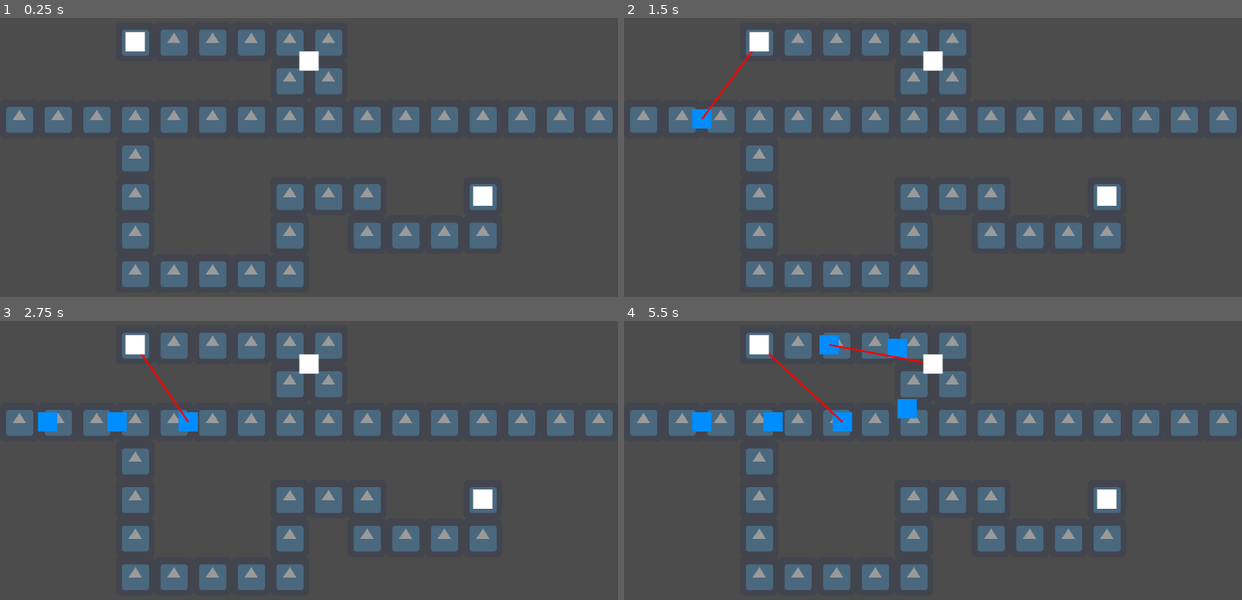
Above: before the commit, frames 1-4 (two rows, left to right).
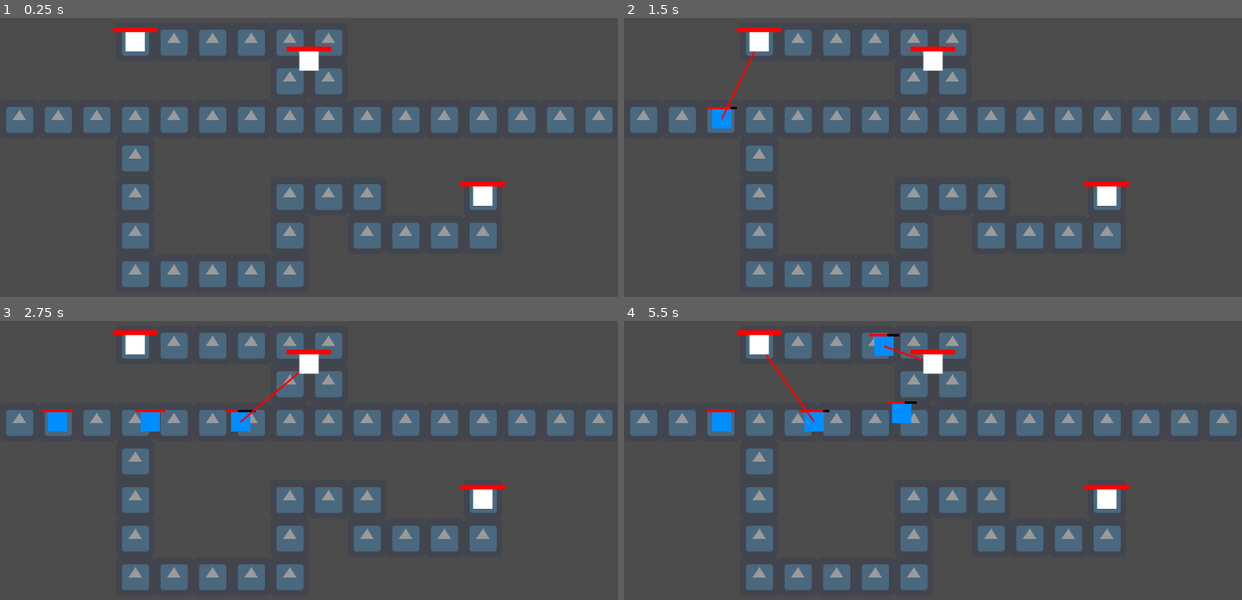
Above: after the commit, the same moments.

Repository: Fenderbate/GMTK_2018
Game: Godot game, scene res://src/Scenes/World.tscn
The game is run twice, just before and just after one commit, with the same random seed, the same clock (stepped at 60 frames per second) and the same inputs. The project has no main scene, so this scene is started directly. The engine's default icon, where the game draws it, is replaced by a stand-in: a white triangle on a blue panel in a dark square.
Inputs:
- Up to frame 1 (0.25 s): no input
- Up to frame 2 (1.5 s): tap Enter at 0.5 s
- Up to frame 3 (2.75 s): no input
- Up to frame 4 (5.5 s): no input

The runs differ from the first frame. In frame 1, 0.4% of the frame differs, in the area x 18-82%, y 3-61%; in frame 2, 1.1%; in frame 3, 1.8%; in frame 4, 2.8%, in the area x 11-82%, y 3-61%.

Commit message:
Update
Added healthbar to objects for clarity

Diff:
--- a/src/Objects/Tower/Tower.gd
+++ b/src/Objects/Tower/Tower.gd
@@ -8,12 +8,14 @@
 
 var damage = 1
 var attack_speed = 1 # in seconds
-var health = 100
+var health = 10
 var destroyed = false
 
 func _ready():
 
 	connect("destroyed", get_tree().root.get_node("World"), "target_destroyed")
+	$Healthbar.max_value = health
+	$Healthbar.value = health
 
 
 func _physics_process(delta):
@@ -29,6 +31,7 @@
 
 func hurt(damage):
 	health -= damage
+	$Healthbar.value = health
 	print(health)
 	if health <= 0:
 		destroyed = true
--- a/src/Objects/Tower/Tower.tscn
+++ b/src/Objects/Tower/Tower.tscn
@@ -11,6 +11,62 @@
 
 custom_solver_bias = 0.0
 radius = 183.0
+
+[sub_resource type="StyleBoxFlat" id=3]
+
+content_margin_left = -1.0
+content_margin_right = -1.0
+content_margin_top = -1.0
+content_margin_bottom = -1.0
+bg_color = Color( 1, 0, 0, 1 )
+draw_center = true
+border_width_left = 0
+border_width_top = 0
+border_width_right = 0
+border_width_bottom = 0
+border_color = Color( 0.8, 0.8, 0.8, 1 )
+border_blend = false
+corner_radius_top_left = 0
+corner_radius_top_right = 0
+corner_radius_bottom_right = 0
+corner_radius_bottom_left = 0
+corner_detail = 8
+expand_margin_left = 0.0
+expand_margin_right = 0.0
+expand_margin_top = 0.0
+expand_margin_bottom = 0.0
+shadow_color = Color( 0, 0, 0, 0.6 )
+shadow_size = 0
+anti_aliasing = true
+anti_aliasing_size = 1
+
+[sub_resource type="StyleBoxFlat" id=4]
+
+content_margin_left = -1.0
+content_margin_right = -1.0
+content_margin_top = -1.0
+content_margin_bottom = -1.0
+bg_color = Color( 0, 0, 0, 1 )
+draw_center = true
+border_width_left = 0
+border_width_top = 0
+border_width_right = 0
+border_width_bottom = 0
+border_color = Color( 0.8, 0.8, 0.8, 1 )
+border_blend = false
+corner_radius_top_left = 0
+corner_radius_top_right = 0
+corner_radius_bottom_right = 0
+corner_radius_bottom_left = 0
+corner_detail = 8
+expand_margin_left = 0.0
+expand_margin_right = 0.0
+expand_margin_top = 0.0
+expand_margin_bottom = 0.0
+shadow_color = Color( 0, 0, 0, 0.6 )
+shadow_size = 0
+anti_aliasing = true
+anti_aliasing_size = 1
 
 [node name="Tower" type="Area2D" groups=[
 "Enemy",
@@ -70,9 +126,38 @@
 [node name="ShootTimer" type="Timer" parent="." index="3"]
 
 process_mode = 1
-wait_time = 1.0
+wait_time = 0.5
 one_shot = false
 autostart = false
+
+[node name="Healthbar" type="ProgressBar" parent="." index="4"]
+
+anchor_left = 0.0
+anchor_top = 0.0
+anchor_right = 0.0
+anchor_bottom = 0.0
+margin_left = -37.0
+margin_top = -24.0
+margin_right = 37.0
+margin_bottom = -8.0
+rect_scale = Vector2( 1, 0.5 )
+rect_pivot_offset = Vector2( 0, 0 )
+rect_clip_content = false
+mouse_filter = 0
+mouse_default_cursor_shape = 0
+size_flags_horizontal = 1
+size_flags_vertical = 0
+custom_styles/fg = SubResource( 3 )
+custom_styles/bg = SubResource( 4 )
+min_value = 0.0
+max_value = 100.0
+step = 1.0
+page = 0.0
+value = 100.0
+exp_edit = false
+rounded = true
+percent_visible = false
+_sections_unfolded = [ "Rect", "custom_styles" ]
 
 [connection signal="area_entered" from="Range" to="." method="_on_Range_area_entered"]
 
--- a/src/Objects/Unit/Unit.gd
+++ b/src/Objects/Unit/Unit.gd
@@ -1,15 +1,15 @@
 extends Area2D
 
-var speed = 150
+var speed = 200
 var nav = null setget set_nav
 var path = []
 var goal = null setget set_goal
 
 var distance_threshold = 5
 
-var attack_range = 60
+var attack_range = 50
 
-var health = 10
+var health = 5
 var damage = 1
 
 func set_nav(new_nav):
@@ -25,19 +25,22 @@
 	nav = _nav
 
 func _ready():
-	# Called when the node is added to the scene for the first time.
-	# Initialization here
-	pass
+	$Healthbar.max_value = health
+	$Healthbar.value = health
 
 func hurt(dmg):
 	health -= dmg
+	$Healthbar.value = health
 	if health <= 0:
 		queue_free()
 
 func update_path():
+	$AtttackTimer.stop()
 	path = nav.get_simple_path(position, goal.position, false)
 	if path.size() == 0:
 		pass
+
+
 
 func _physics_process(delta):
 	if path.size() > 1:
@@ -48,5 +51,13 @@
 		else:
 			path.remove(0)
 	else:
-		if position.distance_to(goal.position) <= attack_range and goal.is_in_group("Enemy"):
-			goal.hurt(damage)
+		if position.distance_to(goal.position) <= attack_range:
+			if $AtttackTimer.is_stopped():
+				if goal.is_in_group("Enemy"):
+					goal.hurt(damage)
+				$AtttackTimer.start()
+
+func _on_AtttackTimer_timeout():
+	if goal.is_in_group("Enemy") and position.distance_to(goal.position) <= attack_range:
+		goal.hurt(damage)
+	$AtttackTimer.start()
--- a/src/Objects/Unit/Unit.tscn
+++ b/src/Objects/Unit/Unit.tscn
@@ -6,6 +6,62 @@
 
 custom_solver_bias = 0.0
 radius = 24.0832
+
+[sub_resource type="StyleBoxFlat" id=2]
+
+content_margin_left = -1.0
+content_margin_right = -1.0
+content_margin_top = -1.0
+content_margin_bottom = -1.0
+bg_color = Color( 1, 0, 0, 1 )
+draw_center = true
+border_width_left = 0
+border_width_top = 0
+border_width_right = 0
+border_width_bottom = 0
+border_color = Color( 0.8, 0.8, 0.8, 1 )
+border_blend = false
+corner_radius_top_left = 0
+corner_radius_top_right = 0
+corner_radius_bottom_right = 0
+corner_radius_bottom_left = 0
+corner_detail = 8
+expand_margin_left = 0.0
+expand_margin_right = 0.0
+expand_margin_top = 0.0
+expand_margin_bottom = 0.0
+shadow_color = Color( 0, 0, 0, 0.6 )
+shadow_size = 0
+anti_aliasing = true
+anti_aliasing_size = 1
+
+[sub_resource type="StyleBoxFlat" id=3]
+
+content_margin_left = -1.0
+content_margin_right = -1.0
+content_margin_top = -1.0
+content_margin_bottom = -1.0
+bg_color = Color( 0, 0, 0, 1 )
+draw_center = true
+border_width_left = 0
+border_width_top = 0
+border_width_right = 0
+border_width_bottom = 0
+border_color = Color( 0.8, 0.8, 0.8, 1 )
+border_blend = false
+corner_radius_top_left = 0
+corner_radius_top_right = 0
+corner_radius_bottom_right = 0
+corner_radius_bottom_left = 0
+corner_detail = 8
+expand_margin_left = 0.0
+expand_margin_right = 0.0
+expand_margin_top = 0.0
+expand_margin_bottom = 0.0
+shadow_color = Color( 0, 0, 0, 0.6 )
+shadow_size = 0
+anti_aliasing = true
+anti_aliasing_size = 1
 
 [node name="Unit" type="Area2D"]
 
@@ -43,3 +99,41 @@
 size_flags_vertical = 1
 color = Color( 0, 0.554688, 1, 1 )
 _sections_unfolded = [ "Rect" ]
+
+[node name="AtttackTimer" type="Timer" parent="." index="2"]
+
+process_mode = 1
+wait_time = 0.5
+one_shot = true
+autostart = false
+
+[node name="Healthbar" type="ProgressBar" parent="." index="3"]
+
+anchor_left = 0.0
+anchor_top = 0.0
+anchor_right = 0.0
+anchor_bottom = 0.0
+margin_left = -25.0
+margin_top = -20.0
+margin_right = 25.0
+margin_bottom = -4.0
+rect_scale = Vector2( 1, 0.25 )
+rect_pivot_offset = Vector2( 0, 0 )
+rect_clip_content = false
+mouse_filter = 0
+mouse_default_cursor_shape = 0
+size_flags_horizontal = 1
+size_flags_vertical = 0
+custom_styles/fg = SubResource( 2 )
+custom_styles/bg = SubResource( 3 )
+min_value = 0.0
+max_value = 100.0
+step = 1.0
+page = 0.0
+value = 0.0
+exp_edit = false
+rounded = false
+percent_visible = false
+_sections_unfolded = [ "Rect", "custom_styles" ]
+
+[connection signal="timeout" from="AtttackTimer" to="." method="_on_AtttackTimer_timeout"]
--- a/src/Scenes/World.gd
+++ b/src/Scenes/World.gd
@@ -30,7 +30,7 @@
 	if ret != null:
 		return ret
 	else:
-		print("error in finding target or no target remaining.")
+		#print("error in finding target or no target remaining.")
 		return $End_pos
 
 func target_destroyed(target_instance):
Not shown: 1 places in src/Objects/Tower/Tower.tscn that only renumber resources
Not shown: 1 places in src/Objects/Unit/Unit.tscn that only renumber resources
